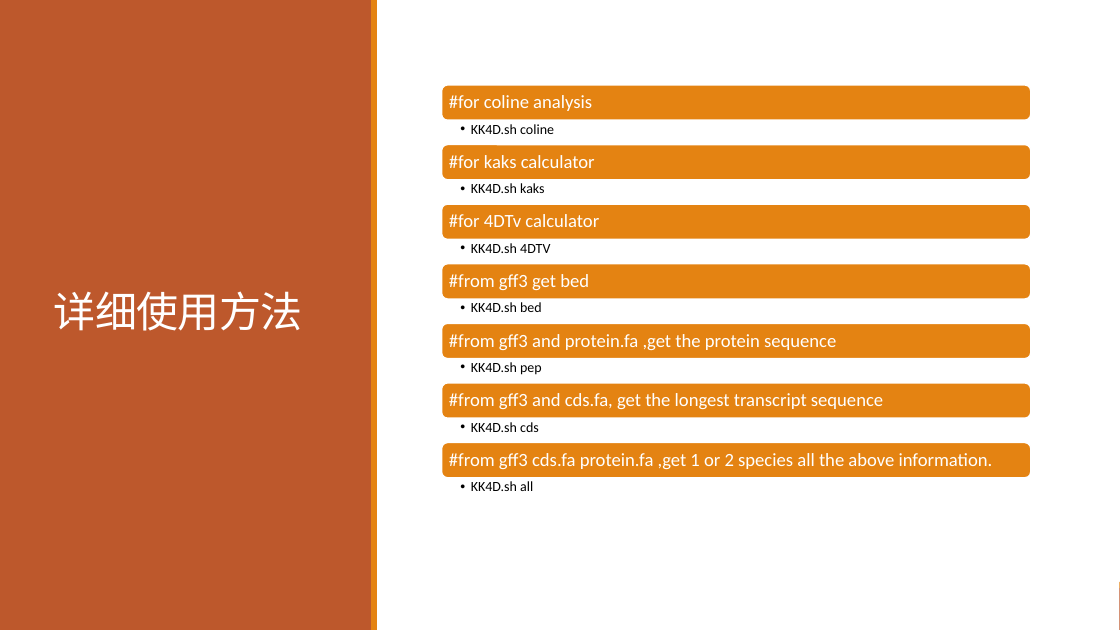
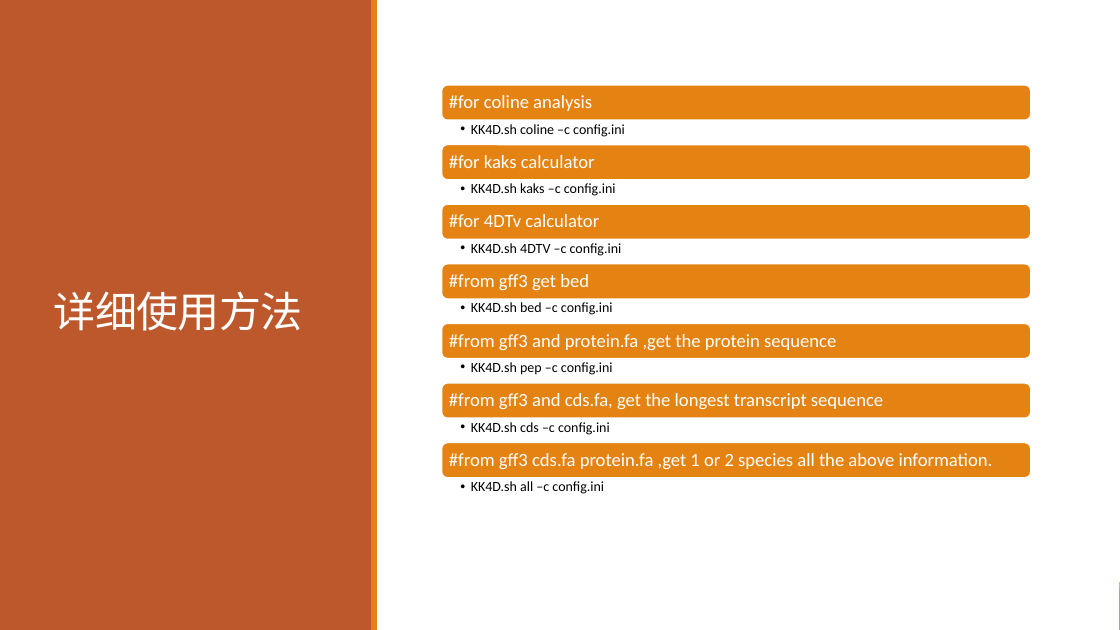
Before and after one commit to chaimol/KK4D, a slide deck: slide 2 of KK4D使用方法.pptx. Drawn at 1120x630 pixels with LibreOffice and Linux fonts; fonts in the diff are those of the drawing. Boxes give left, top, right and bottom in pixels: in the first picture for what was removed or moved away, otherwise in the second. Text is boxed around its words. In the diff, an @@ line names an element or a change of style, - is before the commit and + after.

```diff
--- a/KK4D使用方法.pptx
+++ b/KK4D使用方法.pptx
@@ text at bbox=[471, 124, 625, 137]: text changed @@
-  • KK4D.sh coline
+  • KK4D.sh coline –c config.ini
@@ text at bbox=[471, 183, 616, 196]: text changed @@
-  • KK4D.sh kaks
+  • KK4D.sh kaks –c config.ini
@@ text at bbox=[471, 243, 622, 256]: text changed @@
-  • KK4D.sh 4DTV
+  • KK4D.sh 4DTV –c config.ini
@@ text at bbox=[471, 302, 613, 315]: text changed @@
-  • KK4D.sh bed
+  • KK4D.sh bed –c config.ini
@@ text at bbox=[471, 362, 613, 375]: text changed @@
-  • KK4D.sh pep
+  • KK4D.sh pep –c config.ini
@@ text at bbox=[471, 422, 610, 435]: text changed @@
-  • KK4D.sh cds
+  • KK4D.sh cds –c config.ini
@@ text at bbox=[471, 481, 604, 494]: text changed @@
-  • KK4D.sh all
+  • KK4D.sh all –c config.ini
```
Also in this commit, not shown: 2 other slides changed, 13 other files.
